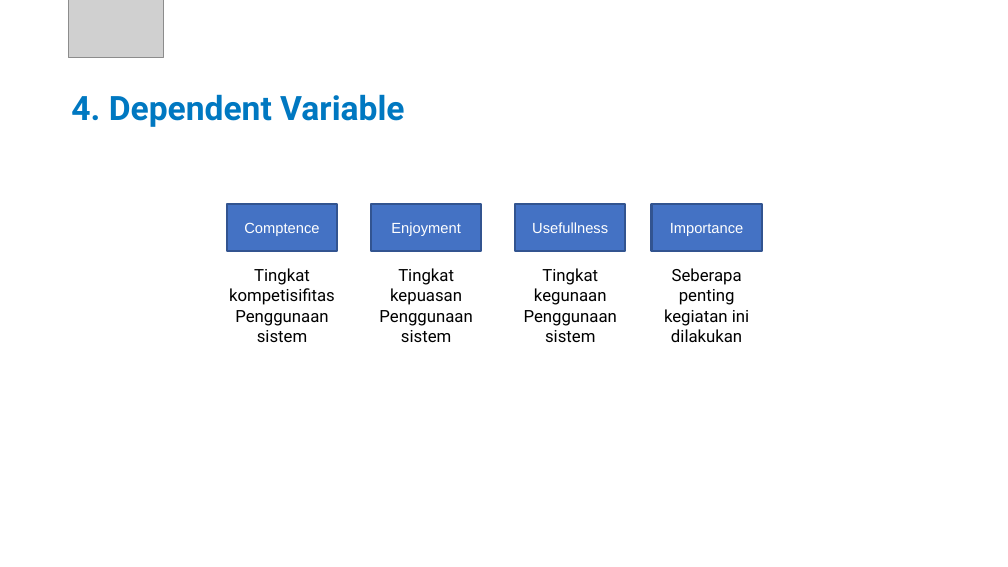
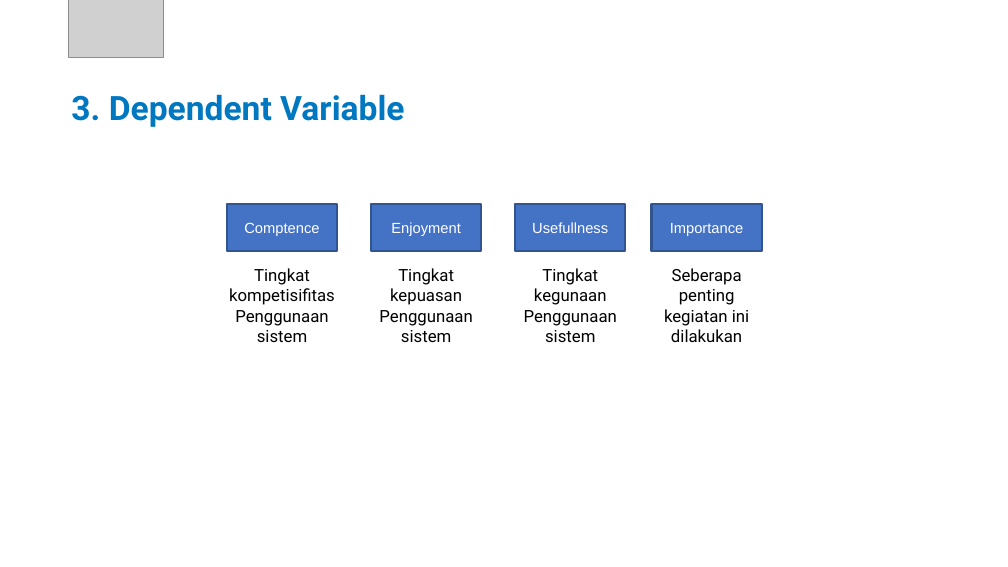
Before and after one commit to tdimk2023p/final-project-gzaber00, a slide deck: slide 7 of Laporan/6025222014_FP_Gamifikasi_SKM.pptx (slide 6 before the commit). Drawn at 1008x567 pixels with LibreOffice and Linux fonts; fonts in the diff are those of the drawing; grey boxes stand for pictures; background and template pictures are left out. Boxes give left, top, right and bottom in pixels: in the first picture for what was removed or moved away, otherwise in the second. Text is boxed around its words. In the diff, an @@ line names an element or a change of style, - is before the commit and + after.

```diff
--- a/Laporan/6025222014_FP_Gamifikasi_SKM.pptx
+++ b/Laporan/6025222014_FP_Gamifikasi_SKM.pptx
@@ text at [71, 94, 404, 127]: text changed @@
-4. Dependent Variable
+3. Dependent Variable
```
Also in this commit, not shown: 6 other slides changed, 2 slides added, 1 other file.
